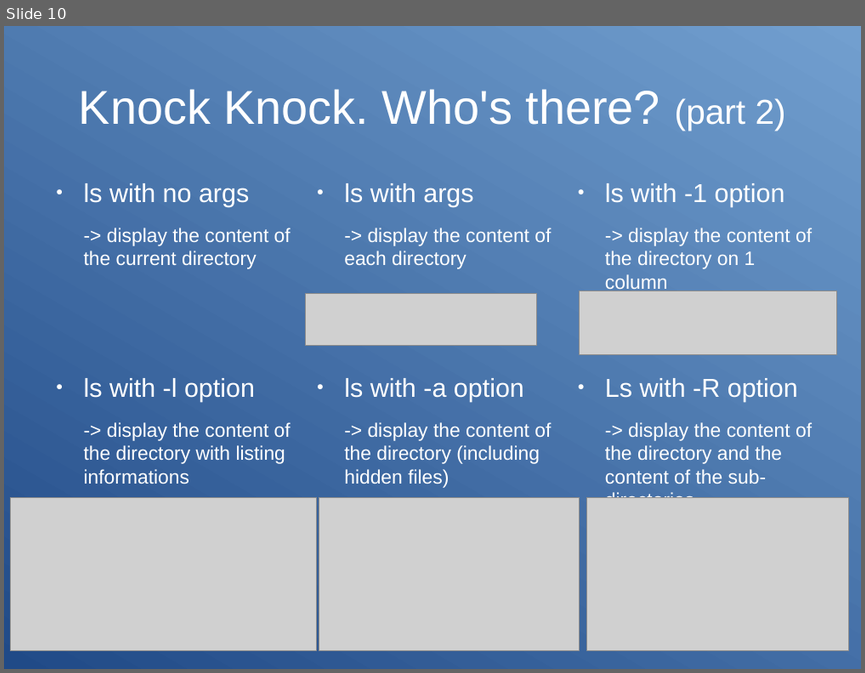
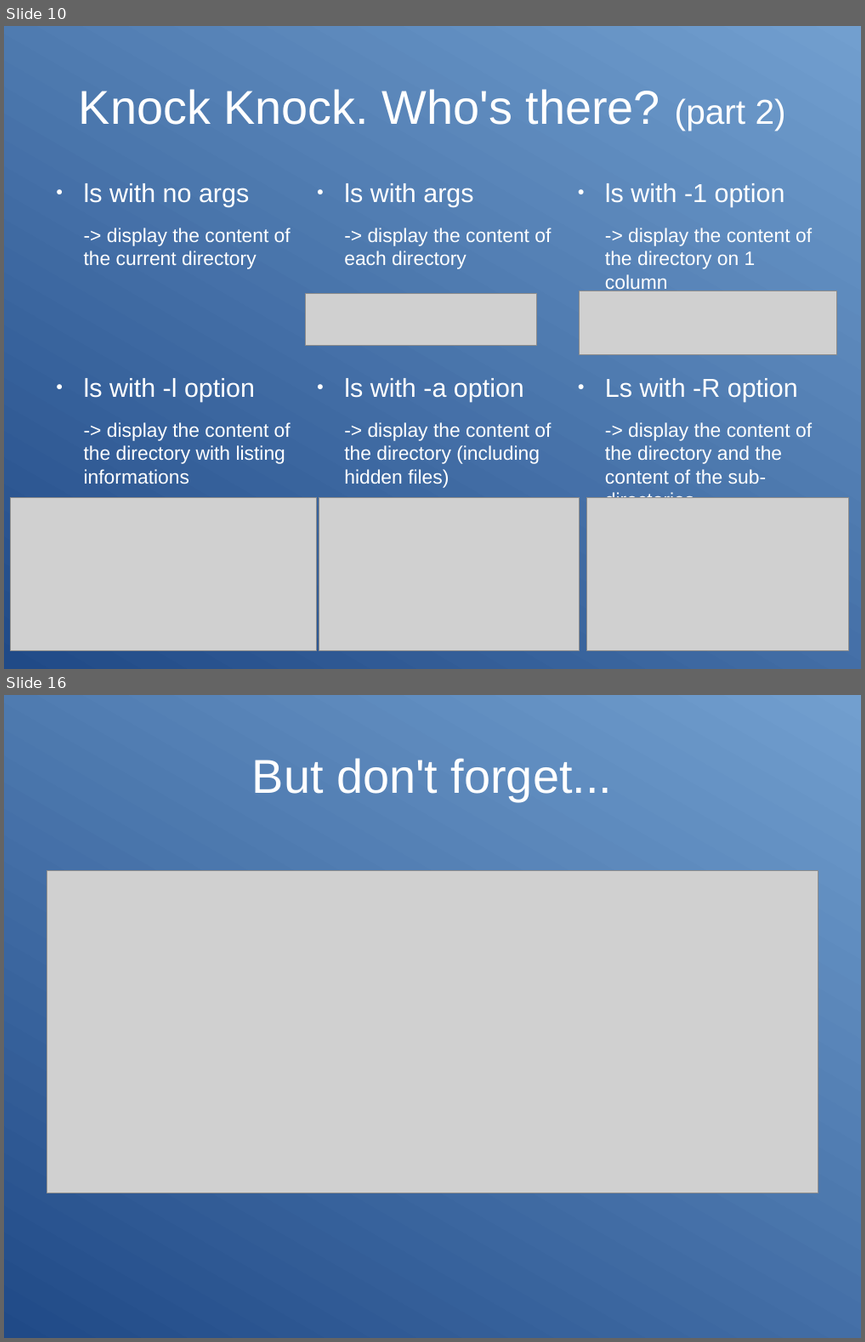
Before and after one commit to Clibre/An-introduction-to-bash, a slide deck: presentation.odp. Shown one above the other, each under a label of ours: slide 10 before the commit, slides 10 and 16 after it; the slides between them are not shown. The pictures are 865x673 and 865x1342 pixels, drawn with LibreOffice and Linux fonts; fonts in the diff are those of the drawing; grey boxes stand for pictures. Boxes give left, top, right and bottom in pixels: in the first picture for what was removed or moved away, otherwise in the second. Text is boxed around its words. In the diff, an @@ line names an element or a change of style, - is before the commit and + after.

```diff
--- a/presentation.odp
+++ b/presentation.odp
@@ slide 16 added at (4,695,861,1338), background gradient #204A87 to #729FCF @@
@@ title added at (252,758,612,801), 44 pt, text #FFFFFF @@
+But don't forget...
@@ picture added at (46,871,818,1193) @@
```
Also in this commit, not shown: 6 slides changed, 3 other slides added, 5 other files.
